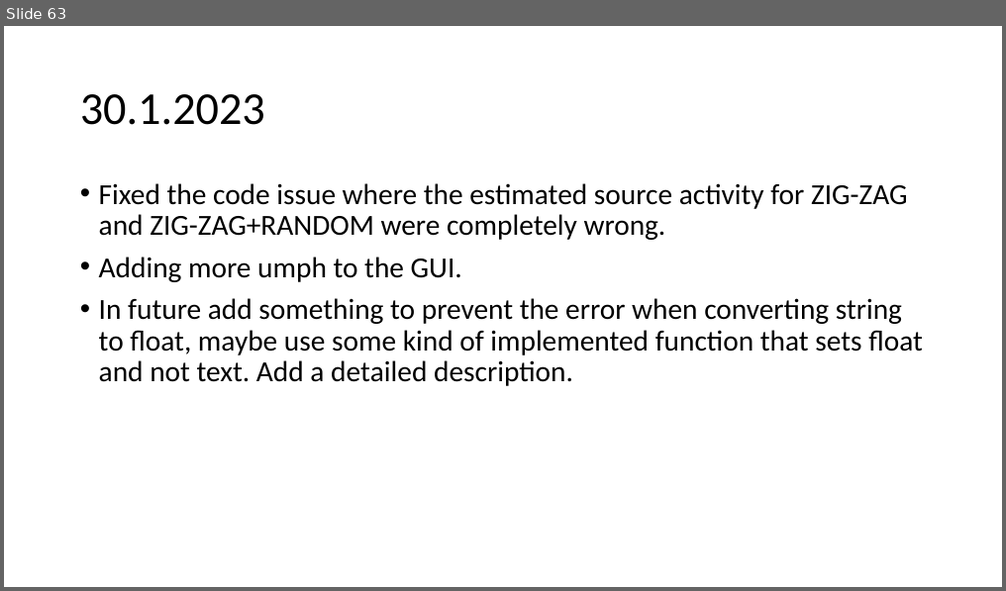
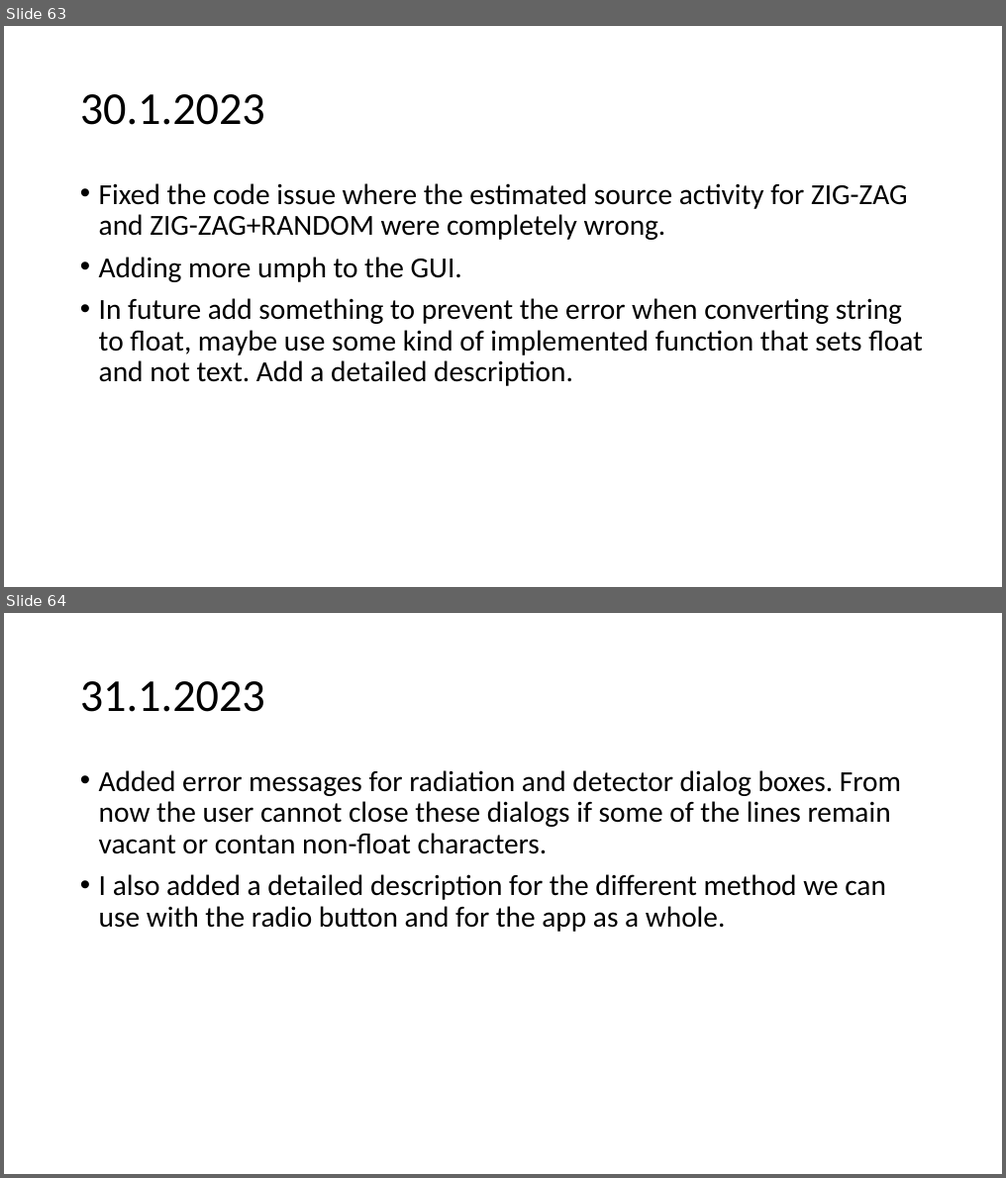
Before and after one commit to urhtrinko/DroneRadioactivity_student_job, a slide deck: reports/work_diary.pptx. Shown one above the other, each under a label of ours: slide 63 before the commit, slides 63 and 64 after it. The pictures are 1006x591 and 1006x1178 pixels, drawn with LibreOffice and Linux fonts; fonts in the diff are those of the drawing. Boxes give left, top, right and bottom in pixels: in the first picture for what was removed or moved away, otherwise in the second. Text is boxed around its words. In the diff, an @@ line names an element or a change of style, - is before the commit and + after.

```diff
--- a/reports/work_diary.pptx
+++ b/reports/work_diary.pptx
@@ slide 64 added at bbox=[4, 613, 1002, 1174], background #FFFFFF @@
@@ title added at bbox=[80, 681, 265, 712], 44 pt, text #000000 @@
+31.1.2023
@@ text added at bbox=[99, 770, 901, 932], 28 pt, text #000000 @@
+• Added error messages for radiation and detector dialog boxes. From now the user cannot close these dialogs if some of the lines remain vacant or contan non-float characters.
+• I also added a detailed description for the different method we can use with the radio button and for the app as a whole.
```
